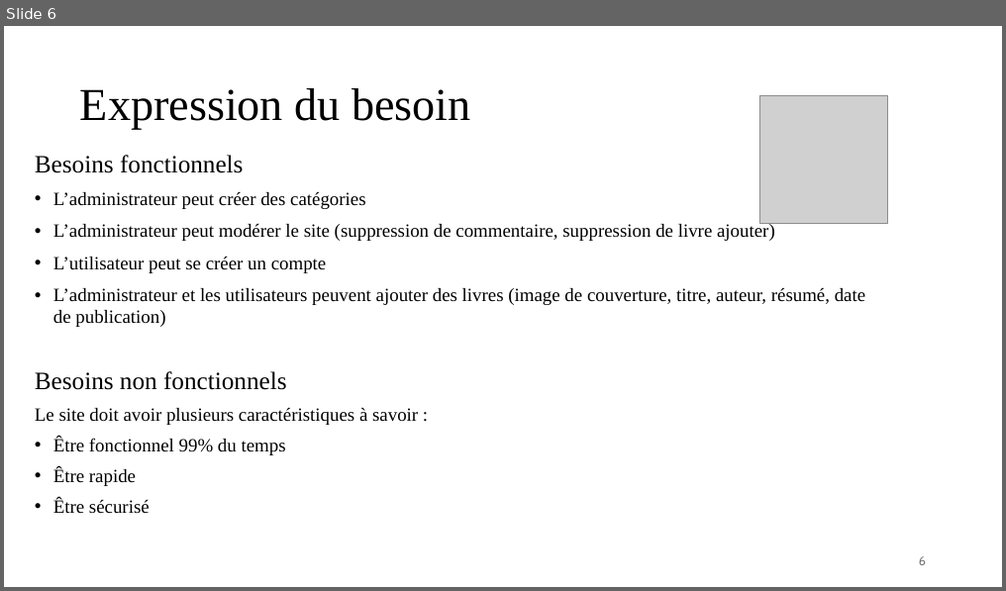
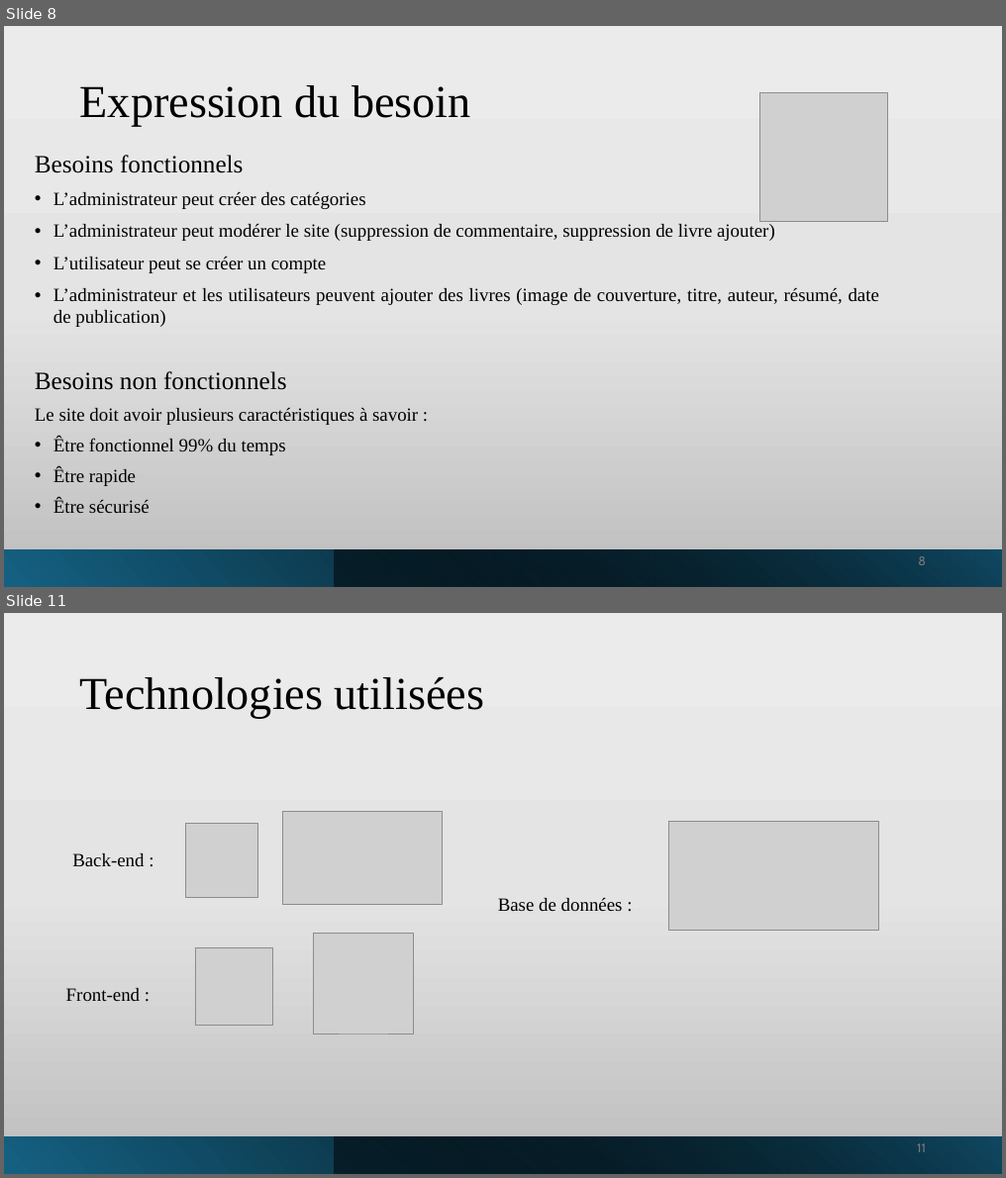
Before and after one commit to manelbenhamouda/projets-CDA, a slide deck: Diaporama_Haldan.pptx. Shown one above the other, each under a label of ours: slide 6 before the commit, slides 8 and 11 after it; the slides between them are not shown. The pictures are 1006x591 and 1006x1178 pixels, drawn with LibreOffice and Linux fonts; fonts in the diff are those of the drawing; grey boxes stand for pictures. Boxes give left, top, right and bottom in pixels: in the first picture for what was removed or moved away, otherwise in the second. Text is boxed around its words. In the diff, an @@ line names an element or a change of style, - is before the commit and + after.

```diff
--- a/Diaporama_Haldan.pptx
+++ b/Diaporama_Haldan.pptx
@@ slide 11 added at bbox=[4, 613, 1002, 1174], background gradient #ECECEC to #E5E5E5 to #BEBEBE @@
@@ title added at bbox=[80, 677, 484, 718], 44 pt, text #000000 @@
+Technologies utilisées
@@ picture added at bbox=[283, 811, 443, 905] @@
@@ picture added at bbox=[186, 823, 258, 897] @@
@@ picture added at bbox=[668, 822, 878, 931] @@
@@ text added at bbox=[72, 854, 144, 866], 18 pt, text #000000 @@
+Back-end :
@@ text added at bbox=[498, 898, 623, 911], 18 pt, text #000000 @@
+Base de données :
@@ picture added at bbox=[313, 934, 414, 1034] @@
@@ picture added at bbox=[195, 949, 272, 1025] @@
@@ text added at bbox=[66, 988, 140, 1001], 18 pt, text #000000 @@
+Front-end :
@@ rectangle added at bbox=[4, 1137, 1002, 1174], fill gradient #156082 to #000000 @@
@@ rectangle added at bbox=[335, 1137, 1002, 1174], fill gradient #000000 to #104862 @@
@@ page number added at bbox=[917, 1144, 926, 1153], 12 pt, text #797979 @@
+11
@@ what was slide 6 is now slide 8 @@
@@ slide 8 changed as well @@
@@ background #FFFFFF to gradient #ECECEC to #E5E5E5 to #BEBEBE @@
@@ text "Besoins fonctionnels" at bbox=[35, 155, 879, 327]: alignment left to justified @@
@@ text "Besoins non fonctionnels" at bbox=[35, 372, 418, 513]: alignment left to justified @@
@@ rectangle added at bbox=[4, 550, 1002, 587], fill gradient #156082 to #000000 @@
@@ rectangle added at bbox=[335, 550, 1002, 587], fill gradient #000000 to #104862 @@
@@ page number at bbox=[918, 557, 926, 566]: text changed @@
-6
+8
```
Also in this commit, not shown: 7 other slides changed, 12 other slides added.
